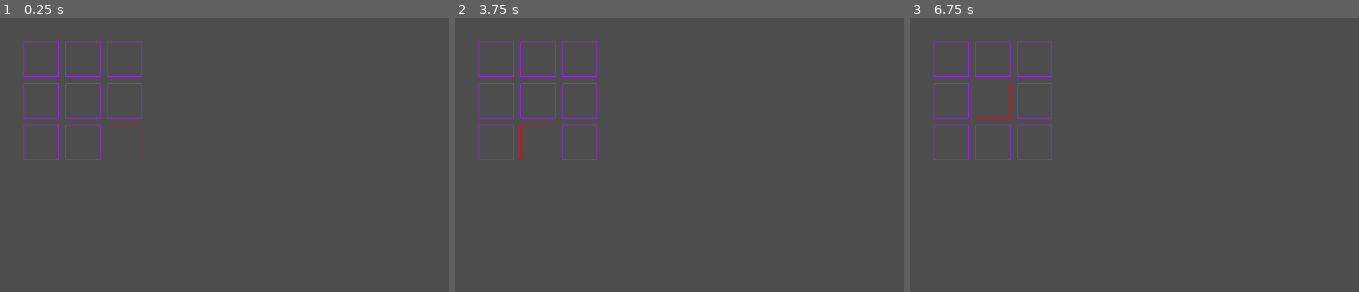
Above: before the commit, frames 1-3 (left to right).
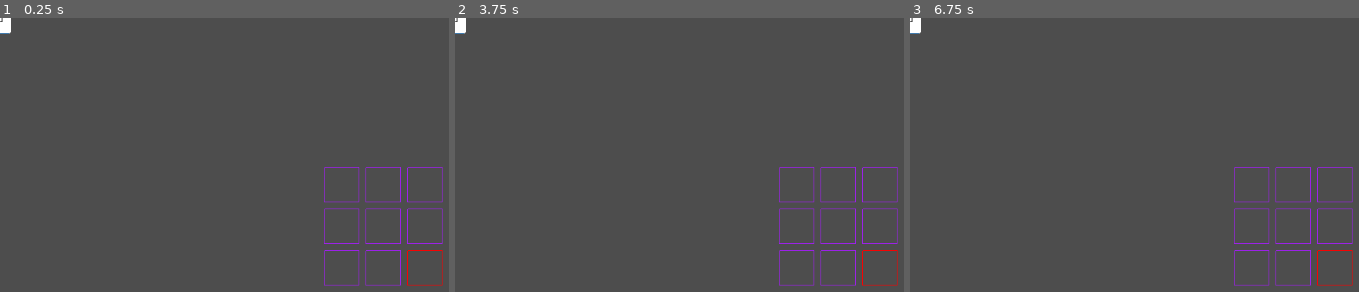
Above: after the commit, the same moments.

Repository: DeClaessens/ROGUE
Game: Godot game, scene res://Game.tscn
Same seed, same stepped clock (60 frames per second), same inputs: the game is played once before the commit and once after it.
Inputs (mouse positions are in pixels of both pictures, inside the frame that each line leads up to):
- Up to frame 1 (0.25 s): no input
- Up to frame 2 (3.75 s): tap Enter at 0.5, 2, 3.5 s; move the mouse to (outside the picture) at 0.52 s; hold Right (ui_right) 0.53-1.25 s; click (outside the picture) at 0.67 s; tap Space at 1.25, 2.75 s; drag from (692, 264) to (495, 59) at 1.27 s; move the mouse to (outside the picture) at 2.02 s; hold Right (ui_right) 2.03-2.75 s; click (outside the picture) at 2.17 s; drag from (outside the picture) to (540, 59) at 2.77 s; move the mouse to (outside the picture) at 3.52 s; hold Left (ui_left) from 3.53 s (still down); click (outside the picture) at 3.67 s
- Up to frame 3 (6.75 s): release Left (ui_left) at 4.25 s; tap Space at 4.25 s; drag from (1071, 174) to (1035, 59) at 4.27 s; move the mouse to (1350, 242) at 5.02 s; hold Down (ui_down) 5.03-5.75 s; click (1350, 242) at 5.17 s; drag from (1188, 130) to (950, 100) at 5.77 s; move the mouse to (outside the picture) at 6.52 s; hold Up (ui_up) from 6.53 s (still down); click (outside the picture) at 6.67 s

The runs differ from the first frame. In frame 1, 2.5% of the frame differs, in the area x 0-99%, y 0-98%; in frame 2, 2.5%; in frame 3, 2.5%.

Commit message:
feat: start implementing card based navigation, move up working

Diff:
--- /dev/null
+++ b/AutoLoads/signalBus.gd
@@ -0,0 +1,5 @@
+extends Node
+
+signal card_played(card: Card)
+
+signal trait_move_up(amount)
--- /dev/null
+++ b/Components/DraggableComponent/DraggableComponent.tscn
@@ -0,0 +1,6 @@
+[gd_scene load_steps=2 format=3 uid="uid://dgabs7y7no2i1"]
+
+[ext_resource type="Script" uid="uid://bhflqny00scep" path="res://Components/DraggableComponent/draggableComponent.gd" id="1_mrobk"]
+
+[node name="DraggableComponent" type="Node2D"]
+script = ExtResource("1_mrobk")
--- /dev/null
+++ b/Components/DraggableComponent/draggableComponent.gd
@@ -0,0 +1,35 @@
+extends Node2D
+class_name DraggableComponent
+
+@onready var consumer: Area2D = get_parent()
+
+signal drag_started(target: Area2D)
+signal drag_ended(target: Area2D)
+
+var can_drag: bool = true
+var dragging := false
+var offset := Vector2.ZERO
+
+func _ready():
+	# Connect automatically if parent is Area2D
+	if consumer is Area2D:
+		consumer.input_event.connect(_on_area_input_event)
+	else:
+		push_warning("DraggableComponent: Parent is not an Area2D. No collision click detection.")
+
+func _on_area_input_event(_viewport, event, _shape_idx):
+	if !can_drag:
+		return
+	if event is InputEventMouseMotion:
+		if (event.pressure == 1):
+			dragging = true
+			offset = consumer.global_position - event.global_position
+			drag_started.emit(consumer)
+		else:
+			dragging = false
+			drag_ended.emit(consumer)
+
+
+func _process(_delta):
+	if dragging:
+		consumer.global_position = get_global_mouse_position() + offset
--- /dev/null
+++ b/Components/Traits/TraitUpComponent/TraitUpComponent.tscn
@@ -0,0 +1,6 @@
+[gd_scene load_steps=2 format=3 uid="uid://decmqs1o0fia2"]
+
+[ext_resource type="Script" uid="uid://com8tfw2g4s58" path="res://Components/Traits/TraitUpComponent/traitUpComponent.gd" id="1_ymv4f"]
+
+[node name="TraitUpComponent" type="Node2D"]
+script = ExtResource("1_ymv4f")
--- /dev/null
+++ b/Components/Traits/TraitUpComponent/traitUpComponent.gd
@@ -0,0 +1,17 @@
+extends Node
+class_name TraitUpComponent
+
+@onready var consumer: Card = get_parent()
+
+@export var amount: int = 1
+
+func _ready():
+	# Connect automatically if parent is Card
+	if consumer is Card:
+		SignalBus.card_played.connect(_on_played)
+	else:
+		push_warning("TraitUpComponent: Parent is not a Card. No collision click detection.")
+
+func _on_played(card: Card):
+	if (consumer == card):
+		SignalBus.trait_move_up.emit(amount)
--- a/Entities/Board/Board.tscn
+++ b/Entities/Board/Board.tscn
@@ -4,3 +4,6 @@
 
 [node name="Board" type="Node2D"]
 script = ExtResource("1_aqwrx")
+rows = null
+columns = null
+gutter = null
--- a/Entities/Board/board.gd
+++ b/Entities/Board/board.gd
@@ -10,11 +10,9 @@
 
 func _ready():
 	render_board()
+	SignalBus.trait_move_up.connect(_move_up)
 
-func _process(delta: float) -> void:
-	if not tiles or not activeTile:
-		return
-	var direction = get_direction()
+func move(direction: Vector2) -> void:
 	if direction != Vector2.ZERO:
 		var nextTile = find_next_tile(activeTile, direction)
 		if nextTile != activeTile:
@@ -23,18 +21,9 @@
 			nextTile.set_occupied(true)
 			activeTile = nextTile
 
-func get_direction() -> Vector2:
-	if Input.is_action_just_pressed("ui_right"):
-		return Vector2(1,0)
-	if Input.is_action_just_pressed("ui_left"):
-		return Vector2(-1,0)
-	if Input.is_action_just_pressed("ui_down"):
-		return Vector2(0,1)
-	if Input.is_action_just_pressed("ui_up"):
-		return Vector2(0,-1)
-
-	return Vector2.ZERO
-
+func _move_up(amount):
+	for i in amount:
+		move(Vector2(0, -1))
 
 func find_next_tile(tile, direction: Vector2) -> Tile:
 	var newCoordinates = tile.coordinates + direction
@@ -55,12 +44,13 @@
 	var columnCounter = 1
 	var rowCounter = 1
 
+	var center = self.get_viewport_rect().get_center()
+	center = center - Vector2(columns * 50 + columns - 1 * gutter, rows * 50 + rows - 1 * gutter)
+
 	while(rowCounter <= rows):
 		var tile = TileScene.instantiate()
-		# 50 unless rowCounter is higher than 1, in that case add gutter
-		var yPos = rowCounter * (50 + gutter)
-		# 50 unless columnCounter is higher than 1, in that case add gutter
-		var xPos = columnCounter * (50 + gutter)
+		var yPos = center.y + rowCounter * (50 + gutter)
+		var xPos = center.x + columnCounter * (50 + gutter)
 		tile.position = Vector2(xPos, yPos)
 		tile.set_coordinates(columnCounter, rowCounter)
 		if columnCounter % columns == 0:
--- /dev/null
+++ b/Entities/Card/Card.tscn
@@ -0,0 +1,20 @@
+[gd_scene load_steps=5 format=3 uid="uid://n3pltym01vhs"]
+
+[ext_resource type="Texture2D" uid="uid://d3dfkbyqk7s6u" path="res://Assets/CARD_UP.png" id="1_mfup4"]
+[ext_resource type="Script" uid="uid://ma0biceokarl" path="res://Entities/Card/card.gd" id="1_nftcy"]
+[ext_resource type="PackedScene" uid="uid://decmqs1o0fia2" path="res://Components/Traits/TraitUpComponent/TraitUpComponent.tscn" id="3_x0t18"]
+
+[sub_resource type="RectangleShape2D" id="RectangleShape2D_mfup4"]
+size = Vector2(33, 46)
+
+[node name="Area2D" type="Area2D"]
+script = ExtResource("1_nftcy")
+
+[node name="Sprite2D" type="Sprite2D" parent="."]
+texture = ExtResource("1_mfup4")
+
+[node name="CollisionShape2D" type="CollisionShape2D" parent="."]
+shape = SubResource("RectangleShape2D_mfup4")
+
+[node name="TraitUpComponent" parent="." instance=ExtResource("3_x0t18")]
+amount = null
--- /dev/null
+++ b/Entities/Card/card.gd
@@ -0,0 +1,14 @@
+extends Area2D
+class_name Card
+
+
+func _ready() -> void:
+	print('ready')
+
+func play():
+	print('i have been played')
+
+func _input_event(_viewport, event, _shape_idx):
+	if event is InputEventMouseButton and event.button_index == MOUSE_BUTTON_LEFT:
+		if (event.double_click):
+			SignalBus.card_played.emit(self)
--- a/Game.tscn
+++ b/Game.tscn
@@ -1,7 +1,13 @@
-[gd_scene load_steps=2 format=3 uid="uid://cklphenhukdfx"]
+[gd_scene load_steps=3 format=3 uid="uid://cklphenhukdfx"]
 
 [ext_resource type="PackedScene" uid="uid://dablhqdjmxqy1" path="res://Entities/Board/Board.tscn" id="1_wbfu4"]
+[ext_resource type="PackedScene" uid="uid://n3pltym01vhs" path="res://Entities/Card/Card.tscn" id="2_xkndl"]
 
 [node name="Game" type="Node2D"]
 
 [node name="Board" parent="." instance=ExtResource("1_wbfu4")]
+rows = 3
+columns = 3
+gutter = 10
+
+[node name="Area2D" parent="." instance=ExtResource("2_xkndl")]
--- a/project.godot
+++ b/project.godot
@@ -14,3 +14,7 @@
 run/main_scene="uid://cklphenhukdfx"
 config/features=PackedStringArray("4.5", "Forward Plus")
 config/icon="res://icon.svg"
+
+[autoload]
+
+SignalBus="*res://AutoLoads/signalBus.gd"
Binary file added: Assets/CARD_DOWN.png
Not shown, added: Assets/CARD_DOWN.png.import
Binary file added: Assets/CARD_LEFT.png
Not shown, added: Assets/CARD_LEFT.png.import
Binary file added: Assets/CARD_RIGHT.png
Not shown, added: Assets/CARD_RIGHT.png.import
Binary file added: Assets/CARD_UP.png
Not shown, added: Assets/CARD_UP.png.import
Not shown, added: AutoLoads/signalBus.gd.uid
Not shown, added: Components/DraggableComponent/draggableComponent.gd.uid
Not shown, added: Components/Traits/TraitUpComponent/traitUpComponent.gd.uid
Not shown, added: Entities/Card/card.gd.uid
(and 1 more such lines)
